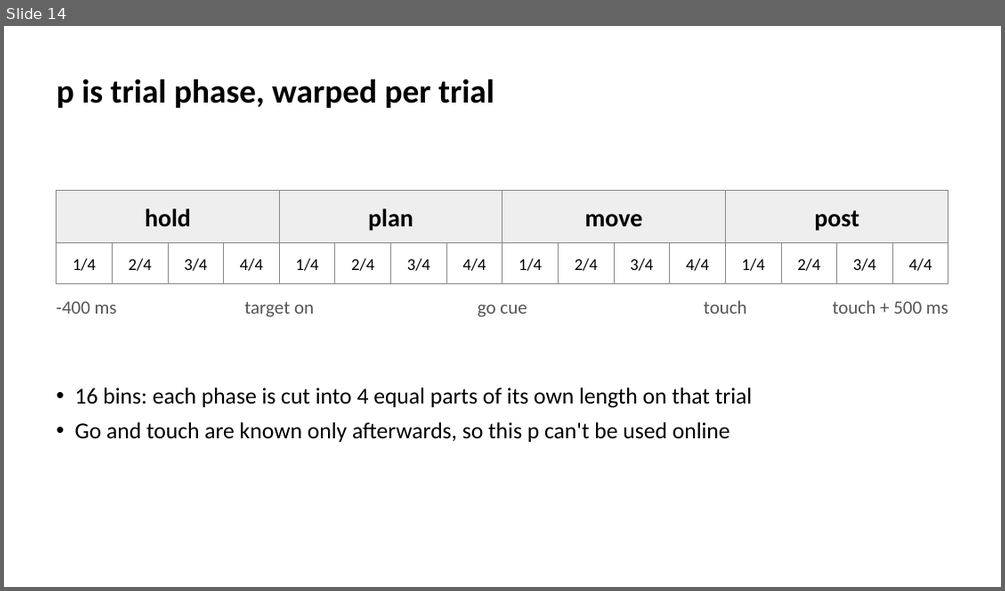
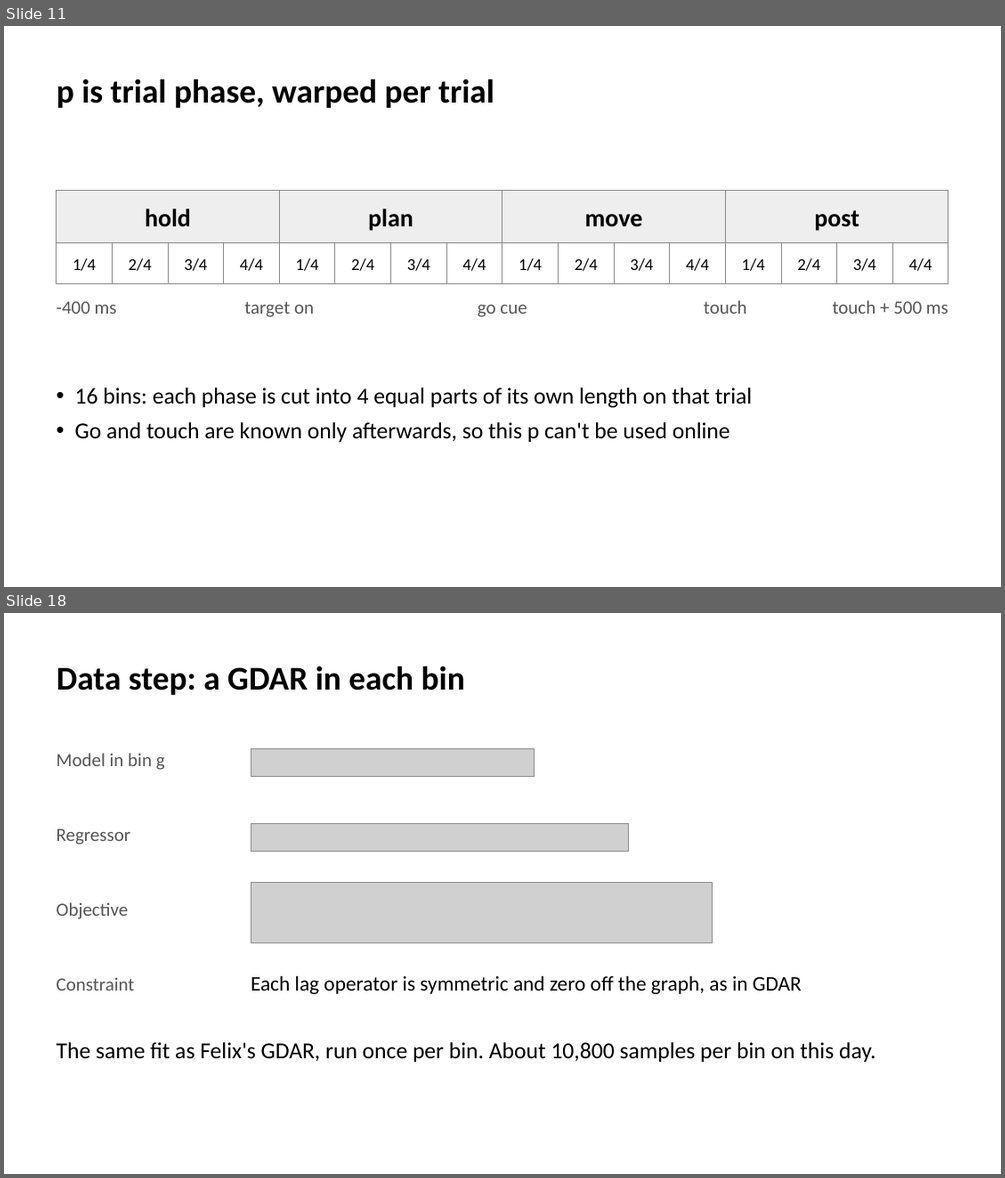
Before and after one commit to smartadi/tpgdar, a slide deck: TP-GDAR_IOS_Reach.pptx. Shown one above the other, each under a label of ours: slide 14 before the commit, slides 11 and 18 after it; the slides between them are not shown. The pictures are 1005x591 and 1005x1178 pixels, drawn with LibreOffice and Linux fonts; fonts in the diff are those of the drawing; grey boxes stand for pictures. Boxes give left, top, right and bottom in pixels: in the first picture for what was removed or moved away, otherwise in the second. Text is boxed around its words. In the diff, an @@ line names an element or a change of style, - is before the commit and + after.

```diff
--- a/TP-GDAR_IOS_Reach.pptx
+++ b/TP-GDAR_IOS_Reach.pptx
@@ slide 18 added at (4, 613, 1001, 1174), background #FFFFFF @@
@@ title added at (57, 666, 465, 695), 32 pt, text #000000, bold @@
+Data step: a GDAR in each bin
@@ text added at (57, 753, 165, 770), 18 pt, text #555555 @@
+Model in bin g
@@ picture added at (251, 748, 534, 777) @@
@@ picture added at (251, 824, 629, 851) @@
@@ text added at (57, 828, 131, 844), 18 pt, text #555555 @@
+Regressor
@@ text added at (57, 902, 129, 919), 18 pt, text #555555 @@
+Objective
@@ picture added at (251, 882, 712, 943) @@
@@ text added at (57, 977, 135, 990), 18 pt, text #555555 @@
+Constraint
@@ text added at (251, 975, 801, 994), 20 pt, text #000000 @@
+Each lag operator is symmetric and zero off the graph, as in GDAR
@@ text added at (57, 1042, 876, 1062), 22 pt, text #000000 @@
+The same fit as Felix's GDAR, run once per bin. About 10,800 samples per bin on this day.
@@ what was slide 14 is now slide 11 @@
```
Also in this commit, not shown: 13 slides changed, 16 other slides added, 7 slides removed, 6 other files.
